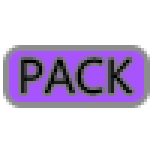
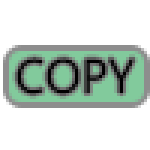
Layered file, before and after one edit (150 × 150). Changes by layer:
added group "copy" with 2 layers above "copy_reference" over [9,51,144,102]
added layer "COPY" in group "copy" over [15,57,135,96]
added layer "copy_background" in group "copy" over [9,51,144,102]
hid group "pack" (2 layers) over [9,51,144,102]
